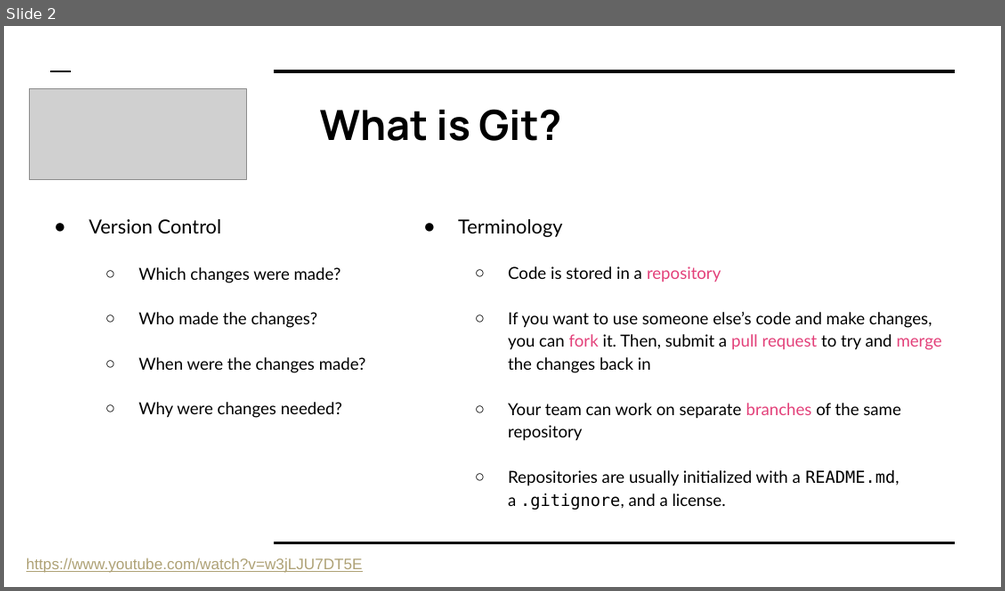
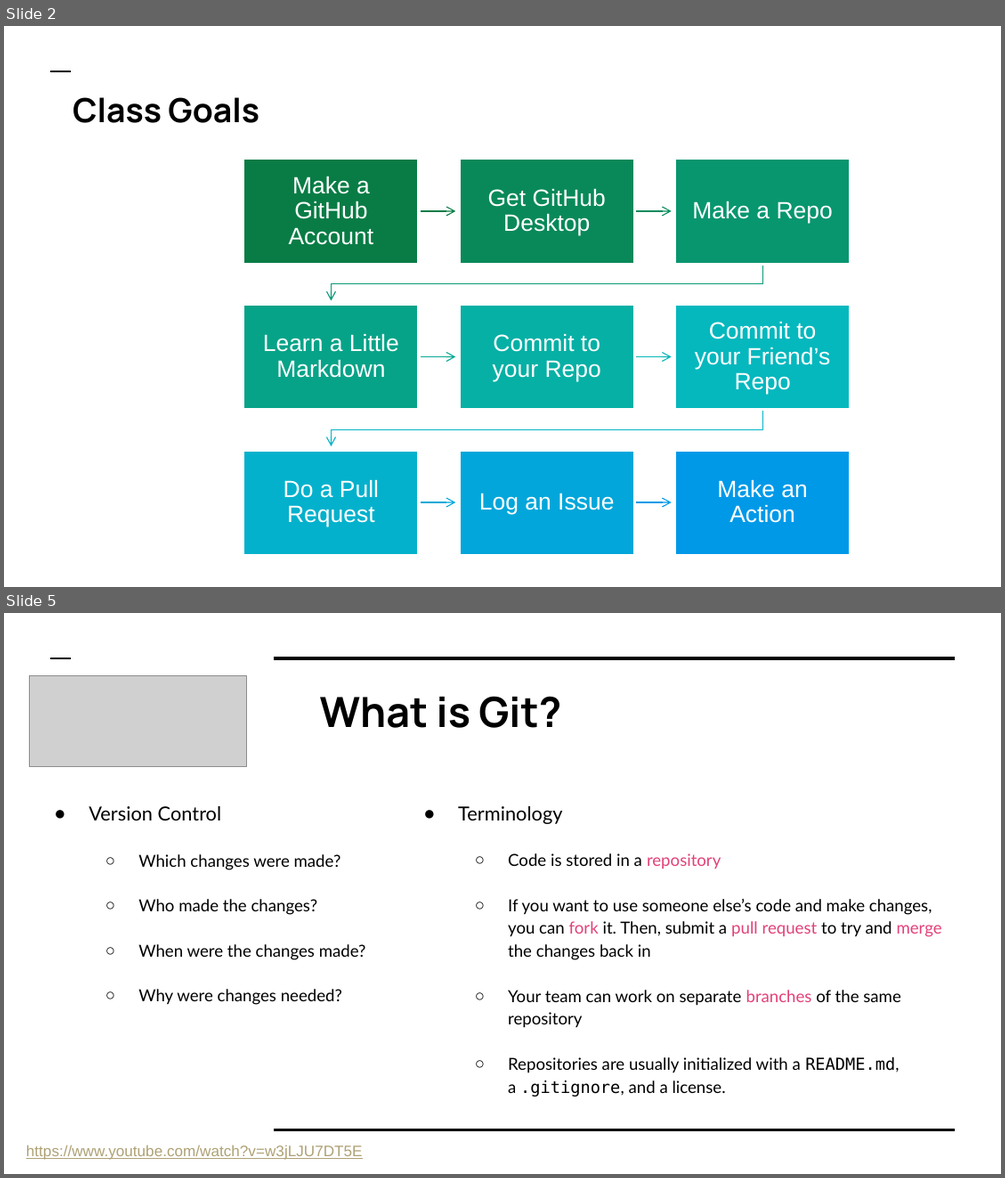
Before and after one commit to colbyford/colbyford.github.io, a slide deck: presentations/UNCC_GittingStarted_10-18-21.pptx. Shown one above the other, each under a label of ours: slide 2 before the commit, slides 2 and 5 after it; the slides between them are not shown. The pictures are 1005x591 and 1005x1178 pixels, drawn with LibreOffice and Linux fonts; fonts in the diff are those of the drawing; grey boxes stand for pictures. Boxes give left, top, right and bottom in pixels: in the first picture for what was removed or moved away, otherwise in the second. Text is boxed around its words. In the diff, an @@ line names an element or a change of style, - is before the commit and + after.

```diff
--- a/presentations/UNCC_GittingStarted_10-18-21.pptx
+++ b/presentations/UNCC_GittingStarted_10-18-21.pptx
@@ slide 2 added at [4,26,1001,587], background #FFFFFF; not listed: 1 template element that a slide beside it also shows @@
@@ title added at [73,97,259,123], 24 pt, text #000000, bold @@
+Class Goals
@@ group added at [243,159,850,556]: 9 rectangles, 9 texts, 8 freeform shapes @@
+Make a GitHub Account
+Get GitHub Desktop
+Make a Repo
+Learn a Little Markdown
+Commit to your Repo
+Commit to your Friend’s Repo
+Do a Pull Request
+Log an Issue
+Make an Action
@@ what was slide 2 is now slide 5 @@
```
Also in this commit, not shown: 1 slide changed, 2 other slides added, 1 slide removed.
